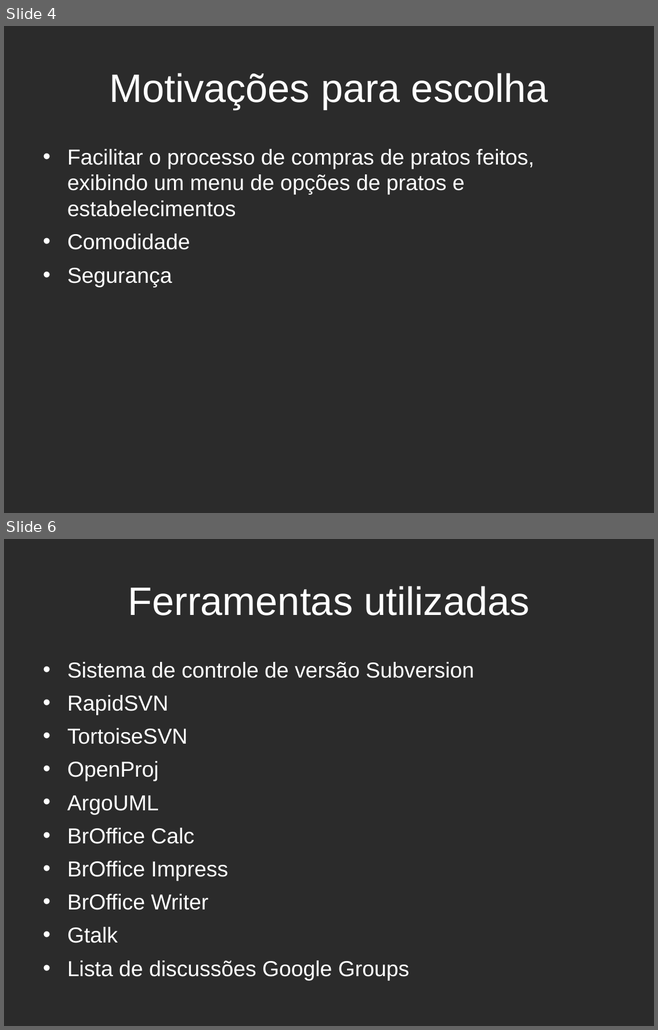
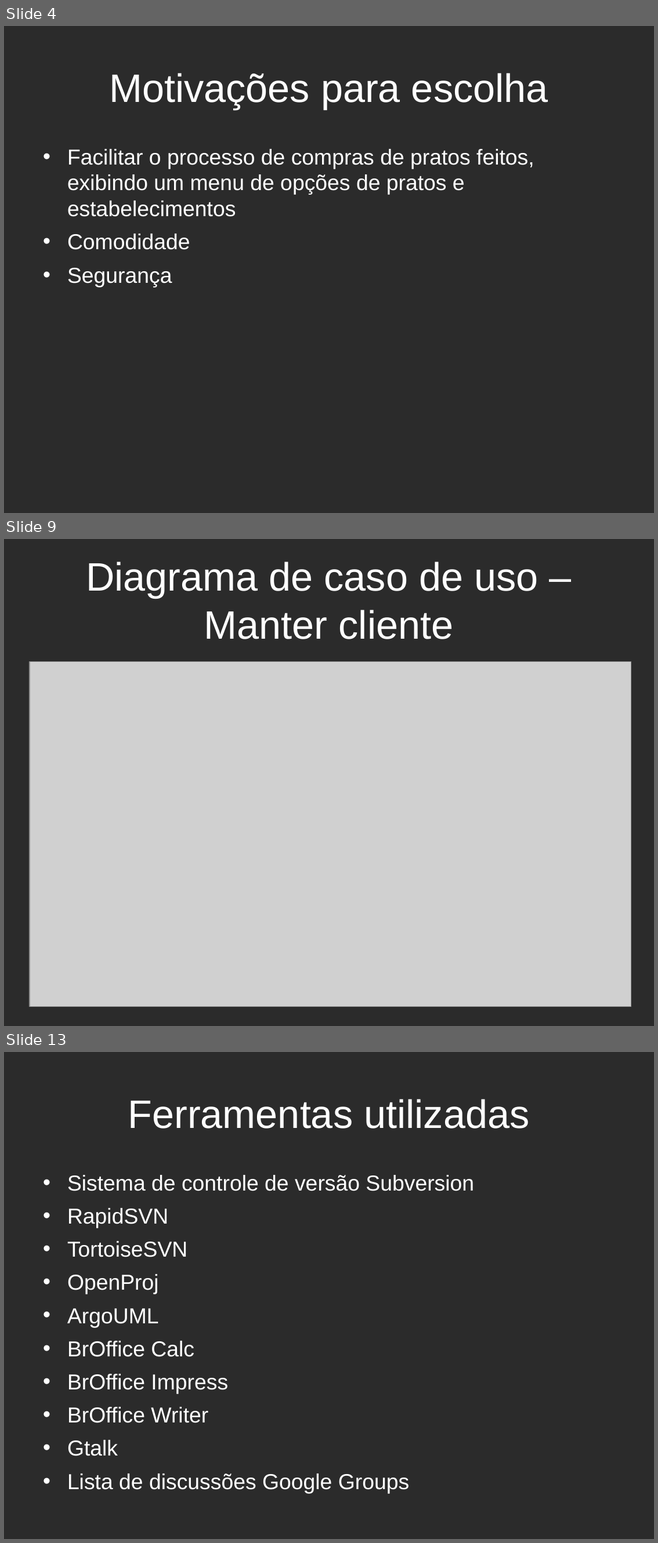
Before and after one commit to estevaosaleme/fooddeliveryweb, a slide deck: Documentacao/Outros Documentos/Apresentação FoodDeliveryWeb.odp. Shown one above the other, each under a label of ours: slides 4 and 6 before the commit, slides 4, 9 and 13 after it; the slides between them are not shown. The pictures are 658x1030 and 658x1543 pixels, drawn with LibreOffice and Linux fonts; fonts in the diff are those of the drawing; grey boxes stand for pictures; background and template pictures are left out; a plain dark background stands for a picture behind light text. Boxes give left, top, right and bottom in pixels: in the first picture for what was removed or moved away, otherwise in the second. Text is boxed around its words. In the diff, an @@ line names an element or a change of style, - is before the commit and + after.

```diff
--- a/Documentacao/Outros Documentos/Apresentação FoodDeliveryWeb.odp
+++ b/Documentacao/Outros Documentos/Apresentação FoodDeliveryWeb.odp
@@ slide 9 added at (4,539,654,1026), background picture (left out) @@
@@ title added at (86,562,538,639), 44 pt, text #FFFFFF @@
+Diagrama de caso de uso – Manter cliente
@@ picture added at (30,662,630,1006) @@
@@ what was slide 6 is now slide 13 @@
```
Also in this commit, not shown: 2 slides changed, 8 other slides added.
